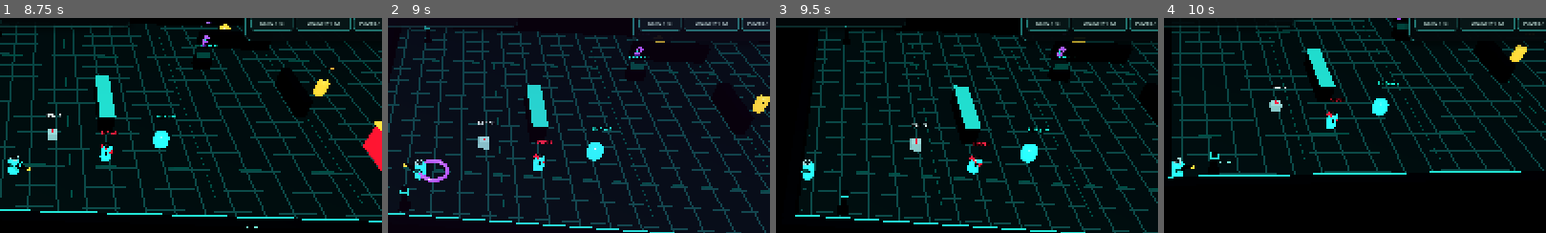
Above: before the commit, frames 1-4 (left to right).
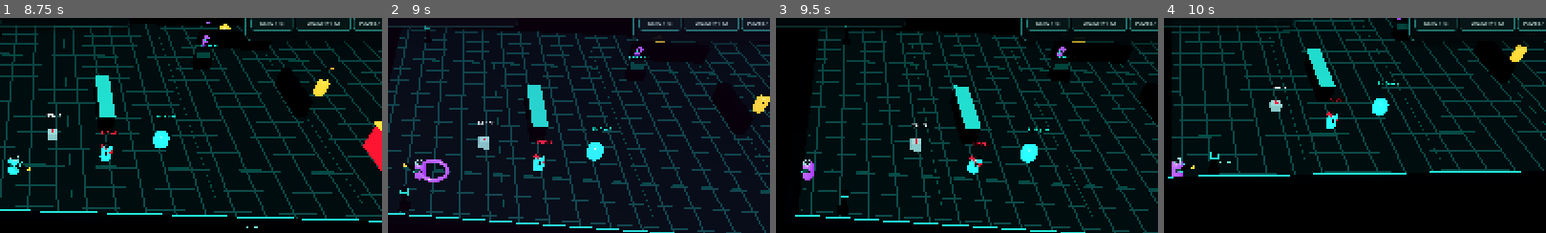
Above: after the commit, the same moments.

Repository: HADJAL001/osgard-world
Game: Godot game, scene res://scenes/main.tscn
The game is run twice, just before and just after one commit, with the same random seed, the same clock (stepped at 60 frames per second) and the same inputs.
Inputs (mouse positions are % of the whole screen's width and height, from its top left):
- Up to frame 1 (8.75 s): click "НАЧАТЬ РЕЙД / ENTER" at 0.5 s; click "DIAG / F3" at 1.25 s; click "QUALITY / F2" at 2 s; click "PAUSE / ESC" at 2.75 s; click "ПРОДОЛЖИТЬ" at 3.5 s; tap Enter at 4.25, 4.35 s; move the mouse to (72, 45) at 4.27 s; hold Right 4.28-5.03 s; click (72, 45) at 4.42 s; tap Space at 4.52, 5.27, 7.52, 8.27 s; move the mouse to (30, 55) at 5.02 s; hold Down 5.03-5.78 s; tap Keypad Enter at 5.1 s; move the mouse to (60, 28) at 5.77 s; hold Right 5.78-6.5 s; tap H at 5.85 s; click "НАЧАТЬ РЕЙД / ENTER" at 6.5 s; move the mouse to (45, 70) at 7.27 s; hold Up 7.28-8.03 s; tap E at 7.35 s; click (45, 70) at 7.42 s; move the mouse to (80, 65) at 8.02 s; hold Left from 8.03 s (still down); tap Q at 8.1 s
- Up to frame 2 (9 s): keep holding Left; move the mouse to (20, 35) at 8.77 s; tap Shift at 8.85 s
- Up to frame 3 (9.5 s): keep holding Left; tap Space at 9.02 s
- Up to frame 4 (10 s): move the mouse to (55, 50) at 9.52 s; release Left at 9.53 s; hold Down from 9.53 s (still down); tap C at 9.6 s; click (55, 50) at 9.67 s
The pictures show only the part of the screen within x 47-97%, y 16-66%; the shares and areas given below are measured in that part.

Frame 1 is identical in both runs. In frame 2, 0.1% of the frame differs, in the area x 7-10%, y 66-76%; in frame 3, 0.2%; in frame 4, 0.2%.

Commit message:
Fix operator visual state and add live combat health readouts

Diff:
--- a/godot/null-shift/scripts/main.gd
+++ b/godot/null-shift/scripts/main.gd
@@ -641,6 +641,19 @@
 	_add_cube(body, Vector3(0.35, 0.34, -0.02), Vector3(0.2, 0.22, 0.28), role_material)
 	_add_cube(body, Vector3(0.0, 0.16, -0.31), Vector3(0.5, 0.28, 0.075), materials["wall_trim"])
 	_add_sphere_mesh(body, "GuardHelmet", Vector3(0.0, 0.67, -0.025), 0.23 if not is_warden else 0.28, 0.44 if not is_warden else 0.52, materials["black"])
+	var health_readout := Label3D.new()
+	health_readout.name = "HealthReadout"
+	health_readout.text = "HP 10 / 10" if is_warden else "HP 3 / 3"
+	health_readout.font_size = 22
+	health_readout.pixel_size = 0.012
+	health_readout.outline_size = 8
+	health_readout.outline_modulate = Color(0.004, 0.012, 0.016, 0.98)
+	health_readout.modulate = Color(1.0, 0.38, 0.42) if is_warden else Color(0.65, 1.0, 0.93)
+	health_readout.position = Vector3(0.0, 2.62 if is_warden else 2.22, 0.0)
+	health_readout.billboard = BaseMaterial3D.BILLBOARD_ENABLED
+	health_readout.no_depth_test = true
+	health_readout.visible = is_warden
+	body.add_child(health_readout)
 	_add_cube(body, Vector3(0.0, 0.69, -0.24), Vector3(0.29, 0.065, 0.035), role_material)
 	_add_cube(body, Vector3(0.0, 0.43, 0.28), Vector3(0.34, 0.38, 0.17), materials["black"])
 	_add_cube(body, Vector3(-0.13, 0.43, 0.375), Vector3(0.05, 0.24, 0.025), role_material)
@@ -663,6 +676,7 @@
 		"role": role,
 		"hp": 10 if is_warden else (4 if current_contract == 2 else 3),
 		"max_hp": 10 if is_warden else (4 if current_contract == 2 else 3),
+		"health_timer": 0.0,
 		"speed": 3.25 if is_warden else (3.0 if role == "STALKER" else (1.6 if role == "HEAVY" else (2.25 if current_contract == 2 else 1.9))),
 		"damage": 18 if is_warden else (16 if role == "HEAVY" else 10),
 		"warden": is_warden,
@@ -740,6 +754,11 @@
 		if not is_instance_valid(body):
 			guards.remove_at(index)
 			continue
+		var health_timer: float = maxf(0.0, float(guard.get("health_timer", 0.0)) - delta)
+		guard["health_timer"] = health_timer
+		var health_readout := body.get_node_or_null("HealthReadout") as Label3D
+		if is_instance_valid(health_readout):
+			health_readout.visible = bool(guard["warden"]) or health_timer > 0.0
 		var stun := maxf(0.0, float(guard["stun"]) - delta)
 		guard["stun"] = stun
 		if stun > 0.0:
@@ -899,6 +918,12 @@
 		var guard: Dictionary = guards[index]
 		if guard["node"] == target:
 			guard["hp"] = int(guard["hp"]) - 1
+			guard["health_timer"] = 1.8
+			var max_hp: int = int(guard.get("max_hp", 3))
+			var health_readout := target.get_node_or_null("HealthReadout") as Label3D
+			if is_instance_valid(health_readout):
+				health_readout.text = "HP %d / %d" % [maxi(0, int(guard["hp"])), max_hp]
+				health_readout.visible = true
 			_spawn_hit_sparks(target.global_position + Vector3.UP * 0.7, materials["amber"])
 			if int(guard["hp"]) <= 0:
 				var body: Node3D = guard["node"]
@@ -1791,17 +1816,15 @@
 	camera.look_at(player.global_position + Vector3(0.0, 0.55, 0.0) + aim_lead, Vector3.UP)
 
 func _update_player_material() -> void:
-	if not is_instance_valid(player):
-		return
-	var suit := player.get_node_or_null("OperatorSuit") as MeshInstance3D
-	if not suit:
+	# The suit is a child of the articulated visual rig, not the physics root.
+	if not is_instance_valid(operator_suit):
 		return
 	if damage_flash_timer > 0.0:
-		suit.material_override = materials["red"]
+		operator_suit.material_override = materials["red"]
 	elif null_shift_timer > 0.0:
-		suit.material_override = materials["violet"]
+		operator_suit.material_override = materials["violet"]
 	else:
-		suit.material_override = materials["cyan"]
+		operator_suit.material_override = materials["cyan"]
 
 func _animate_world(delta: float) -> void:
 	if is_instance_valid(operator_rig) and is_instance_valid(player):
--- a/godot/null-shift/tests/runtime_smoke.gd
+++ b/godot/null-shift/tests/runtime_smoke.gd
@@ -42,6 +42,12 @@
 	game._screen_impulse(0.2, 0.25)
 	if not _expect(game.camera_shake_timer > 0.0 and game.camera_shake_strength >= 0.2, "camera impact response must be measurable"):
 		return
+	game.damage_flash_timer = 0.1
+	game._update_player_material()
+	if not _expect(game.operator_suit.material_override == game.materials["red"], "operator damage shader state must target the nested visual rig"):
+		return
+	game.damage_flash_timer = 0.0
+	game._update_player_material()
 	game._layout_compact_controls(Vector2(320.0, 640.0))
 	if not _expect(is_equal_approx(game.mobile_move_panel.offset_right - game.mobile_move_panel.offset_left, 142.0), "320px layout must constrain the movement panel"):
 		return
@@ -66,7 +72,11 @@
 	print("RUNTIME_STAGE: guard/device combat")
 	var guard_node: Node3D = game.guards[0]["node"]
 	var guard_hp := int(game.guards[0]["hp"])
-	for _hit in range(guard_hp):
+	game._damage_target(guard_node)
+	var health_readout := guard_node.get_node_or_null("HealthReadout") as Label3D
+	if not _expect(is_instance_valid(health_readout) and health_readout.visible and health_readout.text.contains(str(guard_hp - 1)), "damage must expose the correct floating enemy health readout"):
+		return
+	for _hit in range(guard_hp - 1):
 		game._damage_target(guard_node)
 	if not _expect(game.guards.size() == 2, "weapon damage must eliminate a guard"):
 		return
Not shown, changed: docs/04_NULL_SHIFT_GAME_DESIGN.md
Not shown, changed: scripts/null-shift-godot-smoke.mjs
